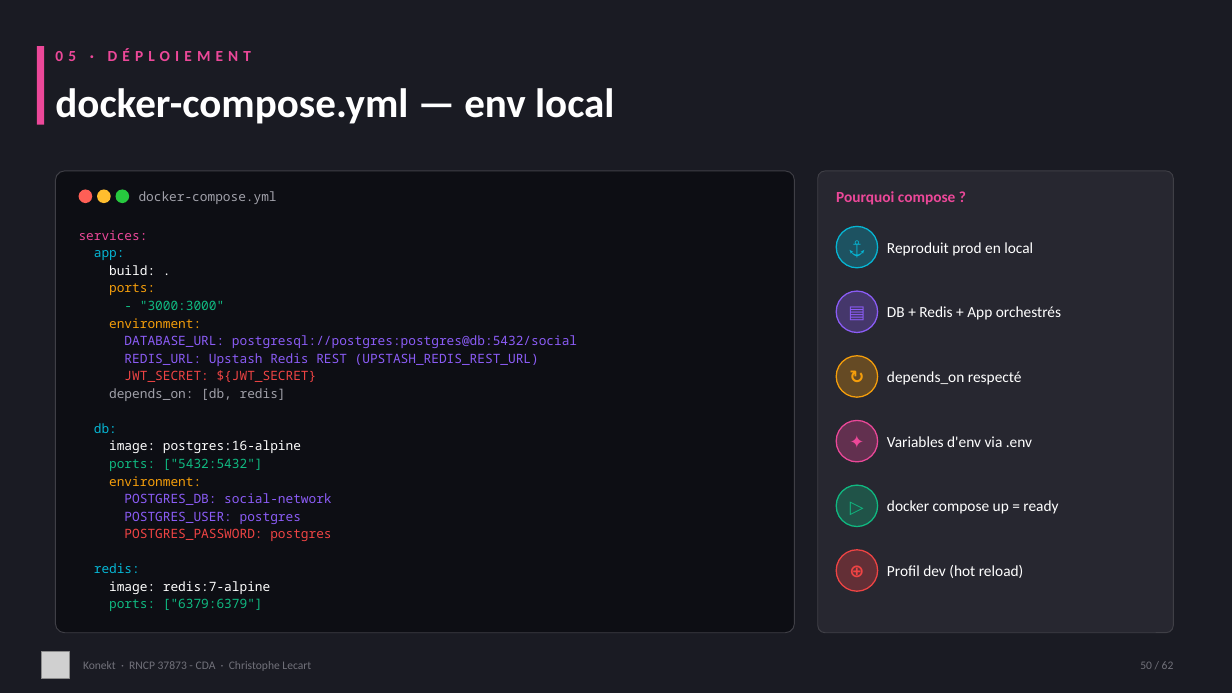
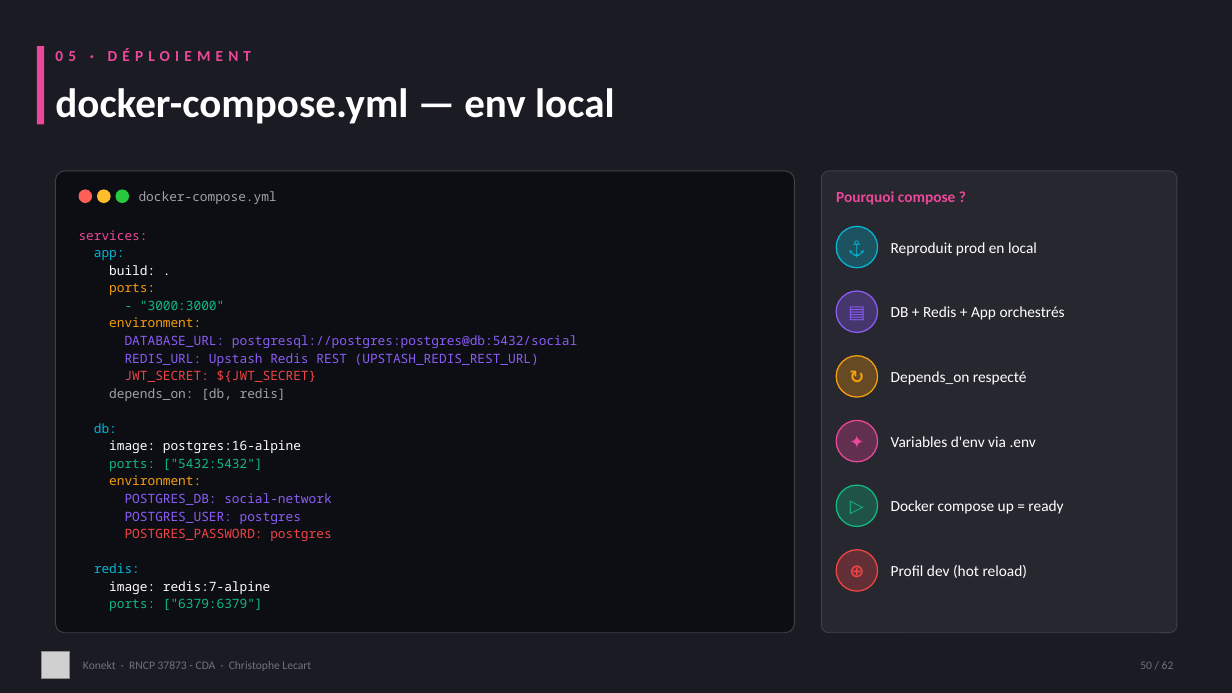
Before and after one commit to CLecart/social-network, a slide deck: slide 50 of dossier-certification/00-presentation/Konekt_RNCP_37873_Support_Visuel.pptx. Drawn at 1232x693 pixels with LibreOffice and Linux fonts; fonts in the diff are those of the drawing; grey boxes stand for pictures. Boxes give left, top, right and bottom in pixels: in the first picture for what was removed or moved away, otherwise in the second. Text is boxed around its words. In the diff, an @@ line names an element or a change of style, - is before the commit and + after.

```diff
--- a/dossier-certification/00-presentation/Konekt_RNCP_37873_Support_Visuel.pptx
+++ b/dossier-certification/00-presentation/Konekt_RNCP_37873_Support_Visuel.pptx
@@ 4 texts, 1 rounded rectangle: place and size @@
-4 texts, 1 rounded rectangle at <box>818,171,1174,633</box>
+4 texts, 1 rounded rectangle at <box>822,171,1177,633</box>
@@ text at <box>891,371,1027,385</box>: text changed @@
-depends_on respecté
+Depends_on respecté
@@ text at <box>891,500,1063,514</box>: text changed @@
-docker compose up = ready
+Docker compose up = ready
```
Also in this commit, not shown: 9 other slides changed.
